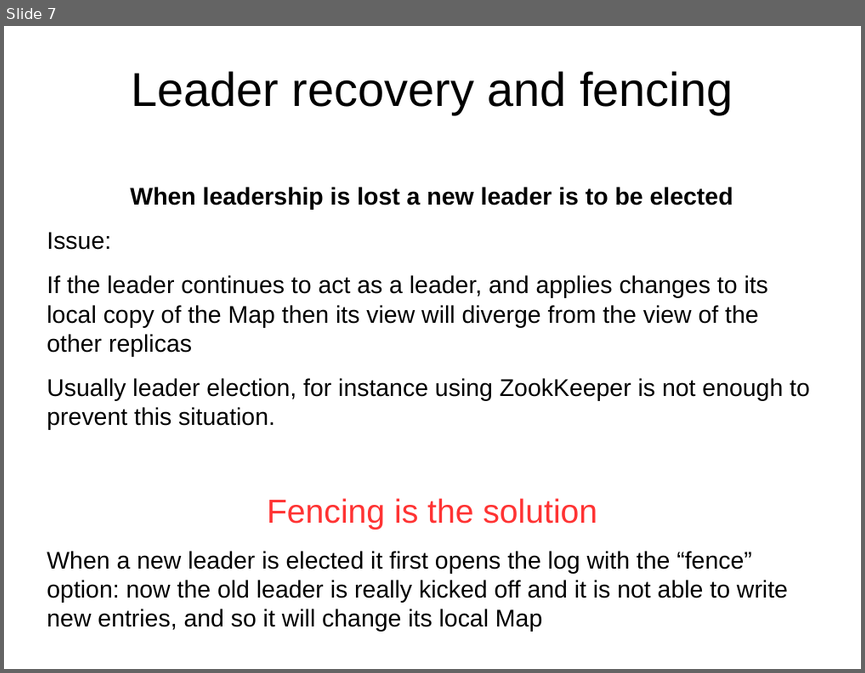
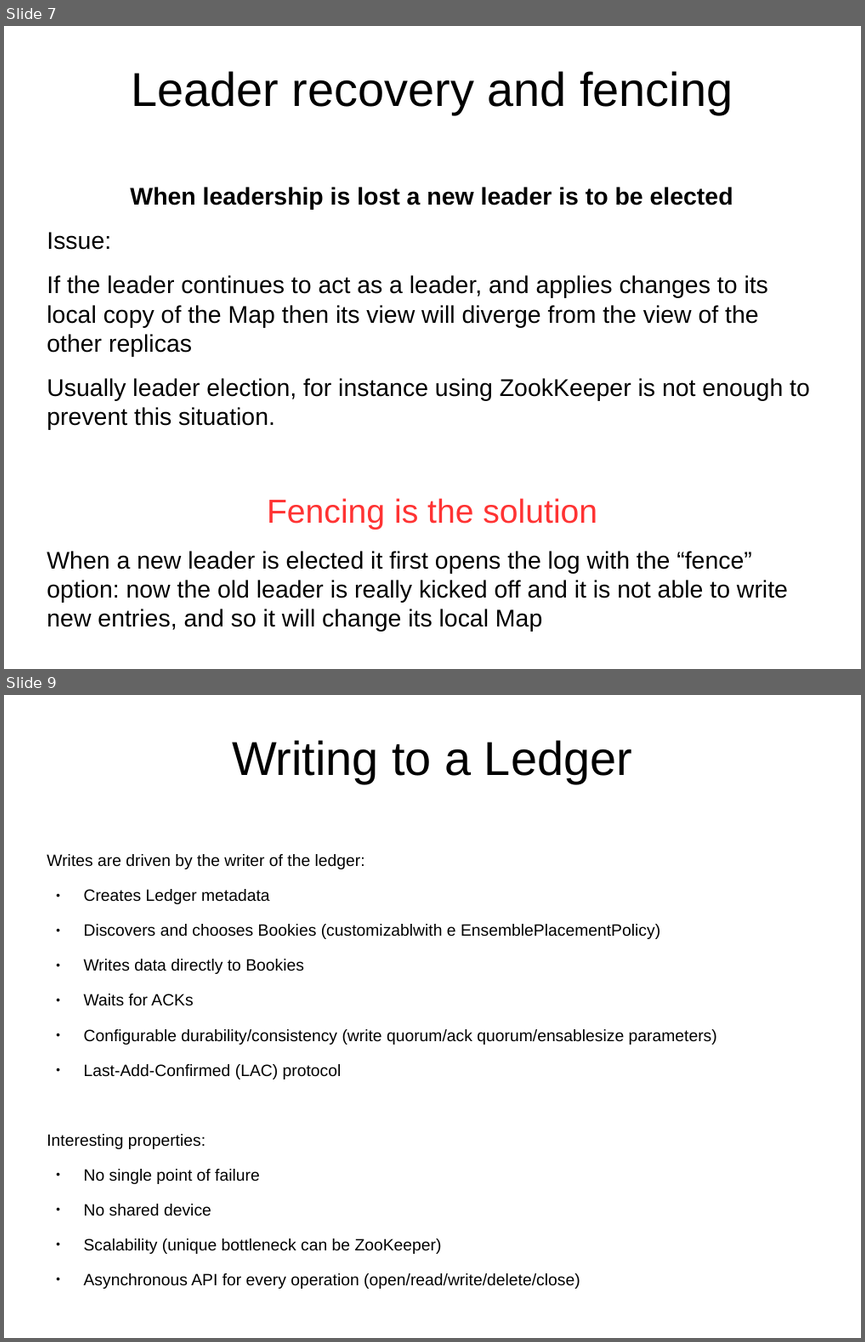
Before and after one commit to diennea/majordodo, a slide deck: docs/apacheconeurope2016.odp. Shown one above the other, each under a label of ours: slide 7 before the commit, slides 7 and 9 after it; the slides between them are not shown. The pictures are 865x673 and 865x1342 pixels, drawn with LibreOffice and Linux fonts; fonts in the diff are those of the drawing; background and template pictures are left out. Boxes give left, top, right and bottom in pixels: in the first picture for what was removed or moved away, otherwise in the second. Text is boxed around its words. In the diff, an @@ line names an element or a change of style, - is before the commit and + after.

```diff
--- a/docs/apacheconeurope2016.odp
+++ b/docs/apacheconeurope2016.odp
@@ slide 9 added at bbox=[4, 695, 861, 1338], background picture (left out) @@
@@ title added at bbox=[232, 740, 632, 783], 44 pt, text #000000 @@
+Writing to a Ledger
@@ text added at bbox=[46, 854, 717, 1288], 15.2 pt, text #000000 @@
+Writes are driven by the writer of the ledger:
+● Creates Ledger metadata
+● Discovers and chooses Bookies (customizablwith e EnsemblePlacementPolicy)
+● Writes data directly to Bookies
+● Waits for ACKs
+● Configurable durability/consistency (write quorum/ack quorum/ensablesize parameters)
+● Last-Add-Confirmed (LAC) protocol
+Interesting properties:
+● No single point of failure
+● No shared device
+● Scalability (unique bottleneck can be ZooKeeper)
+● Asynchronous API for every operation (open/read/write/delete/close)
```
Also in this commit, not shown: 7 slides changed, 5 other slides added, 1 other file.
